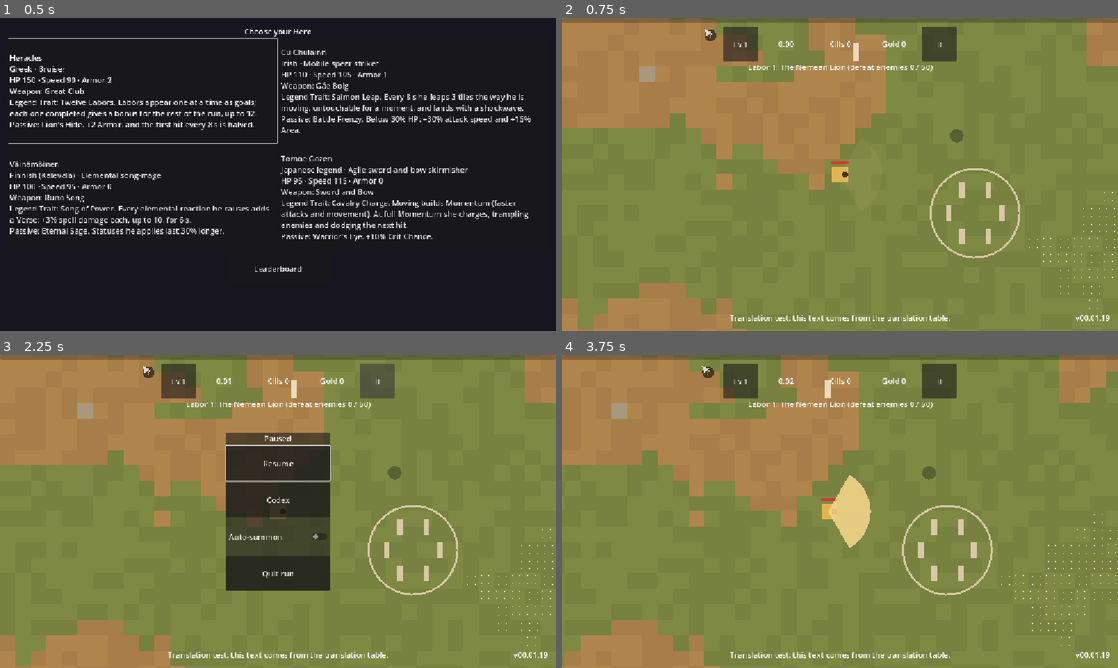
Above: before the commit, frames 1-4 (two rows, left to right).
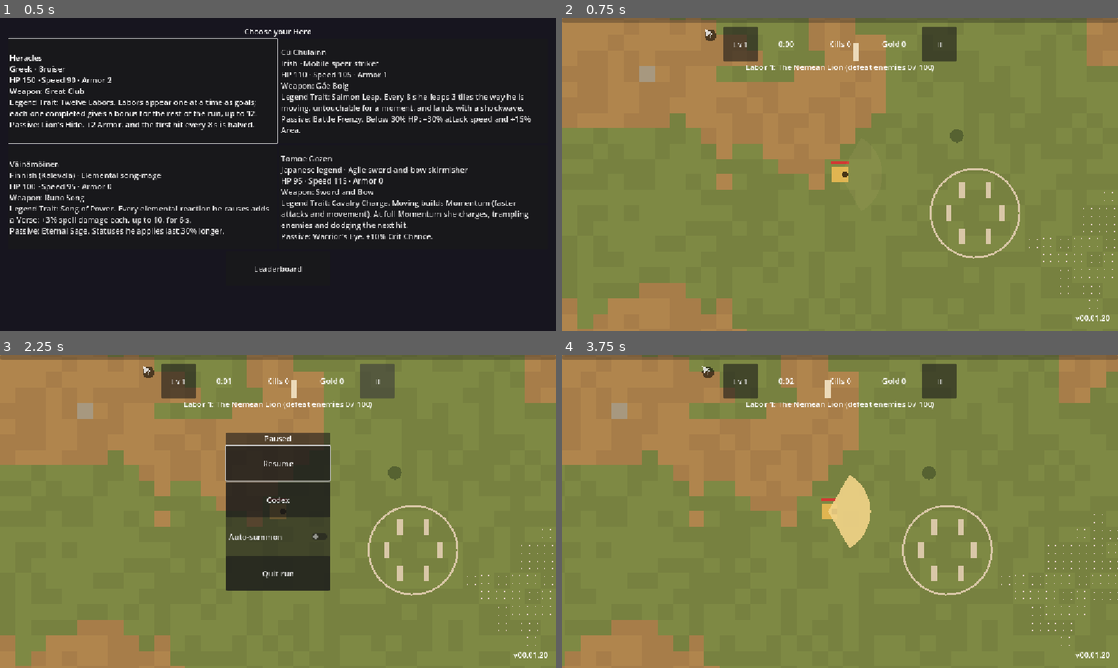
Above: after the commit, the same moments.

Repository: Zephino/Mythriven
Game: Godot game, scene res://scenes/main.tscn
The game is run twice, just before and just after one commit, with the same random seed, the same clock (stepped at 60 frames per second) and the same inputs.
Inputs (mouse positions are in pixels of both pictures, inside the frame that each line leads up to):
- Up to frame 1 (0.5 s): no input
- Up to frame 2 (0.75 s): click "Heracles Greek · Bruiser HP 1…" at 0.5 s
- Up to frame 3 (2.25 s): click "Lv 1" at 1.25 s; click "II" at 2 s
- Up to frame 4 (3.75 s): click "Resume" at 2.75 s; tap Enter at 3.5 s; move the mouse to (962, 495) at 3.52 s; hold D (move_right) from 3.53 s (still down); hold Tab (level_badge) from 3.53 s (still down); click (962, 495) at 3.67 s

Frame 1 is identical in both runs. In frame 2, 0.7% of the frame differs, in the area x 30-99%, y 14-97%; in frame 3, 0.7%; in frame 4, 0.7%.

Commit message:
v00.01.20 Review: boss ring, Labors pacing, hide translation test line
Bosses get a pulsing red ring so they stand out from the ground. The
"All twelve Labors complete!" line clears after 4 s. The Phase 1
translation test line is hidden and can be shown from the debug menu.
Heracles' Labor goals are spread across the run for the slower leveling.

Co-Authored-By: Claude Opus 5.5 <noreply@anthropic.com>
Claude-Session: https://claude.ai/code/session_015nF5Mw8v9R2Etpth2EQKF7

Diff:
--- a/data/config.json
+++ b/data/config.json
@@ -64,6 +64,7 @@
     "select_columns": 2,
     "select_background": "#14121cf0",
     "labor_banner_s": 3.0,
+    "labors_all_done_s": 4.0,
     "leap_shadow_color": "#00000066",
     "leap_ring_color": "#5fbf6aa0"
   },
@@ -398,6 +399,7 @@
     "fire_telegraph_color": "#ff3030c0",
     "safe_zone_color": "#60ff9060",
     "second_boss_arena_mult": 1.3,
+    "marker": { "_doc": "Ring drawn around each living boss so it stands out.", "color": "#ff3050", "outline_color": "#1a0a10", "gap_px": 4, "width_px": 2.5, "pulse_px": 3, "pulse_hz": 1.2 },
     "petrified_color": "#a8a8a8d0",
     "guard_break_color": "#ffd040",
     "rage_color": "#ff4040",
--- a/data/heroes.json
+++ b/data/heroes.json
@@ -35,7 +35,7 @@
           "name_key": "LABOR_NEMEAN_LION",
           "goal": {
             "type": "kills",
-            "count": 50
+            "count": 100
           },
           "reward": {
             "stat": "armor",
@@ -46,7 +46,7 @@
           "name_key": "LABOR_LERNAEAN_HYDRA",
           "goal": {
             "type": "kills_within",
-            "count": 20,
+            "count": 30,
             "seconds": 10
           },
           "reward": {
@@ -69,7 +69,7 @@
           "name_key": "LABOR_ERYMANTHIAN_BOAR",
           "goal": {
             "type": "kills",
-            "count": 150
+            "count": 500
           },
           "reward": {
             "stat": "max_hp",
@@ -80,7 +80,7 @@
           "name_key": "LABOR_AUGEAN_STABLES",
           "goal": {
             "type": "collect_xp",
-            "count": 200
+            "count": 2000
           },
           "reward": {
             "stat": "pickup_radius",
@@ -91,7 +91,7 @@
           "name_key": "LABOR_STYMPHALIAN_BIRDS",
           "goal": {
             "type": "kills_within",
-            "count": 40,
+            "count": 60,
             "seconds": 15
           },
           "reward": {
@@ -103,7 +103,7 @@
           "name_key": "LABOR_CRETAN_BULL",
           "goal": {
             "type": "reach_level",
-            "level": 8
+            "level": 20
           },
           "reward": {
             "stat": "might",
@@ -114,7 +114,7 @@
           "name_key": "LABOR_MARES_OF_DIOMEDES",
           "goal": {
             "type": "kills",
-            "count": 400
+            "count": 2000
           },
           "reward": {
             "stat": "cooldown",
@@ -136,7 +136,7 @@
           "name_key": "LABOR_CATTLE_OF_GERYON",
           "goal": {
             "type": "collect_xp",
-            "count": 1000
+            "count": 12000
           },
           "reward": {
             "stat": "luck",
@@ -147,7 +147,7 @@
           "name_key": "LABOR_APPLES_OF_THE_HESPERIDES",
           "goal": {
             "type": "reach_level",
-            "level": 20
+            "level": 40
           },
           "reward": {
             "stat": "max_hp",
@@ -158,7 +158,7 @@
           "name_key": "LABOR_CERBERUS",
           "goal": {
             "type": "kills_within",
-            "count": 100,
+            "count": 150,
             "seconds": 20
           },
           "reward": {
--- a/data/schemas.json
+++ b/data/schemas.json
@@ -75,7 +75,8 @@
               "select_background": "string",
               "labor_banner_s": "number",
               "leap_shadow_color": "string",
-              "leap_ring_color": "string"
+              "leap_ring_color": "string",
+              "labors_all_done_s": "number"
             }
           },
           "camera": {
@@ -540,7 +541,18 @@
               "hp_bar_color": "string",
               "guard_bar_color": "string",
               "cast_text_color": "string",
-              "banter_color": "string"
+              "banter_color": "string",
+              "marker": {
+                "type": "object",
+                "fields": {
+                  "color": "string",
+                  "outline_color": "string",
+                  "gap_px": "number",
+                  "width_px": "number",
+                  "pulse_px": "number",
+                  "pulse_hz": "number"
+                }
+              }
             }
           },
           "events": {
--- a/localization/text.csv
+++ b/localization/text.csv
@@ -568,3 +568,4 @@
 DEBUG_GIVE_GOLD,Give 500 gold
 DEBUG_CHAOS_SURGE,Start a Chaos Surge
 DEBUG_DIVINE_STORM,Start a Divine Storm
+DEBUG_SHOW_TEST_LABEL,Show translation test line
--- a/project.godot
+++ b/project.godot
@@ -11,7 +11,7 @@
 [application]
 
 config/name="Mythriven"
-config/version="00.01.19"
+config/version="00.01.20"
 run/main_scene="res://scenes/main.tscn"
 config/features=PackedStringArray("4.7", "GL Compatibility")
 
--- a/scripts/bosses/boss_manager.gd
+++ b/scripts/bosses/boss_manager.gd
@@ -193,3 +193,20 @@
 func _draw() -> void:
 	if GameAuthority.run != null and GameAuthority.run.boss_arena_active:
 		draw_arc(arena_center, arena_radius, 0.0, TAU, 96, Color.html(Data.cfg_string("bosses.arena_color")), 3.0)
+	_draw_markers()
+
+
+## A bold, slowly pulsing ring around each living boss so it stands out from
+## the horde and the ground (placeholder art can blend in).
+func _draw_markers() -> void:
+	var marker: Dictionary = Data.cfg("bosses.marker")
+	var seconds: float = GameAuthority.run.elapsed_s if GameAuthority.run != null else 0.0
+	var pulse: float = 0.5 + 0.5 * sin(seconds * TAU * float(marker.get("pulse_hz", 1.0)))
+	var width: float = float(marker.get("width_px", 2.0))
+	for controller: BossController in controllers:
+		if not controller.is_alive():
+			continue
+		var at: Vector2 = controller.position_now()
+		var ring: float = GameAuthority.enemies.radius[controller.slot] + float(marker.get("gap_px", 4.0)) + pulse * float(marker.get("pulse_px", 3.0))
+		draw_arc(at, ring, 0.0, TAU, 48, Color.html(str(marker.get("outline_color", "#000000"))), width + 3.0)
+		draw_arc(at, ring, 0.0, TAU, 48, Color.html(str(marker.get("color", "#ff3050"))), width)
--- a/scripts/core/debug_actions.gd
+++ b/scripts/core/debug_actions.gd
@@ -6,6 +6,7 @@
 var chunks: ChunkManager
 var grid: Node2D
 var camera: GameCamera
+var test_label: Label
 
 
 func _ready() -> void:
@@ -14,6 +15,7 @@
 	DebugMenu.add_button(self, "DEBUG_RESET_PLAYER", _reset_player)
 	DebugMenu.add_button(self, "DEBUG_TELEPORT_FAR", _teleport_far)
 	DebugMenu.add_check(self, "DEBUG_SHOW_GRID", false, _on_grid_toggled)
+	DebugMenu.add_check(self, "DEBUG_SHOW_TEST_LABEL", false, _on_test_label_toggled)
 	DebugMenu.add_button(self, "DEBUG_FINISH_LABOR", _finish_labor)
 	DebugMenu.add_button(self, "DEBUG_CHANGE_HERO", _change_hero)
 
@@ -79,3 +81,8 @@
 
 func _on_grid_toggled(on: bool) -> void:
 	grid.set("enabled", on)
+
+
+func _on_test_label_toggled(on: bool) -> void:
+	if test_label != null:
+		test_label.visible = on
--- a/scripts/core/main.gd
+++ b/scripts/core/main.gd
@@ -113,6 +113,7 @@
 		actions.set("chunks", chunks)
 		actions.set("grid", grid)
 		actions.set("camera", camera)
+		actions.set("test_label", _test_label)
 		add_child(actions)
 		var combat_actions: Node = preload("res://scripts/core/debug_actions_combat.gd").new()
 		combat_actions.set("enemies", _enemies)
@@ -192,6 +193,7 @@
 	_test_label.grow_horizontal = Control.GROW_DIRECTION_BOTH
 	_test_label.grow_vertical = Control.GROW_DIRECTION_BEGIN
 	_test_label.horizontal_alignment = HORIZONTAL_ALIGNMENT_CENTER
+	_test_label.visible = false  # Shown from the debug menu ("Show translation test line").
 	root.add_child(_test_label)
 
 	_version_label = Label.new()
--- a/scripts/player/hero_traits/twelve_labors.gd
+++ b/scripts/player/hero_traits/twelve_labors.gd
@@ -16,6 +16,8 @@
 var _since_hit: float = 0.0
 var _banner_left: float = 0.0
 var _banner_key: String = ""
+## Seconds left to show "All twelve Labors complete!" after the last one.
+var _all_done_left: float = 0.0
 
 
 func setup(owner_player: Player, hero_data: Dictionary) -> void:
@@ -39,6 +41,8 @@
 	_since_hit += delta
 	_hide_ready_in = maxf(_hide_ready_in - delta, 0.0)
 	_banner_left = maxf(_banner_left - delta, 0.0)
+	if _banner_left <= 0.0:
+		_all_done_left = maxf(_all_done_left - delta, 0.0)
 	var goal: Dictionary = current_labor().get("goal", {})
 	match str(goal.get("type", "")):
 		"no_damage_for":
@@ -62,7 +66,7 @@
 		return tr("LABOR_COMPLETE") % tr(_banner_key)
 	var labor: Dictionary = current_labor()
 	if labor.is_empty():
-		return tr("LABORS_ALL_DONE")
+		return tr("LABORS_ALL_DONE") if _all_done_left > 0.0 else ""
 	return tr("LABOR_HUD") % [labor_index + 1, tr(str(labor["name_key"])), goal_text(labor.get("goal", {}))]
 
 
@@ -123,3 +127,5 @@
 	_since_hit = 0.0
 	_banner_key = str(labor["name_key"])
 	_banner_left = Data.cfg_float("heroes.labor_banner_s")
+	if labor_index >= labors().size():
+		_all_done_left = Data.cfg_float("heroes.labors_all_done_s")
--- a/tests/test_heroes.gd
+++ b/tests/test_heroes.gd
@@ -118,6 +118,20 @@
 	assert_eq(int(kit.get("labor_index")), 1)
 	assert_eq(player.armor, armor_before + 1.0, "the Nemean Lion's reward")
 	assert_ne(kit.hud_text(), "")
+
+
+func test_all_labors_done_message_shows_briefly_then_clears() -> void:
+	var player: Player = _hero("heracles")
+	var kit: HeroKit = player.kit
+	kit.set_process(false)
+	for _i: int in (kit.call("labors") as Array).size():
+		kit.set("progress", 1.0e9)
+		kit.call("_check", 1.0)
+	assert_true(kit.call("current_labor").is_empty())
+	kit._process(Data.cfg_float("heroes.labor_banner_s") + 0.1)
+	assert_eq(kit.hud_text(), str(tr("LABORS_ALL_DONE")), "the all-done line shows after the last Labor's banner")
+	kit._process(Data.cfg_float("heroes.labors_all_done_s") + 0.1)
+	assert_eq(kit.hud_text(), "", "then the HUD line clears")
 
 
 func test_salmon_leap_moves_makes_untargetable_and_lands_with_a_shockwave() -> void:
Not shown, changed: CHANGELOG.md
Not shown, changed: VERSION
Not shown, changed: docs/AI_STATUS.md
Not shown, changed: docs/DECISIONS.md
